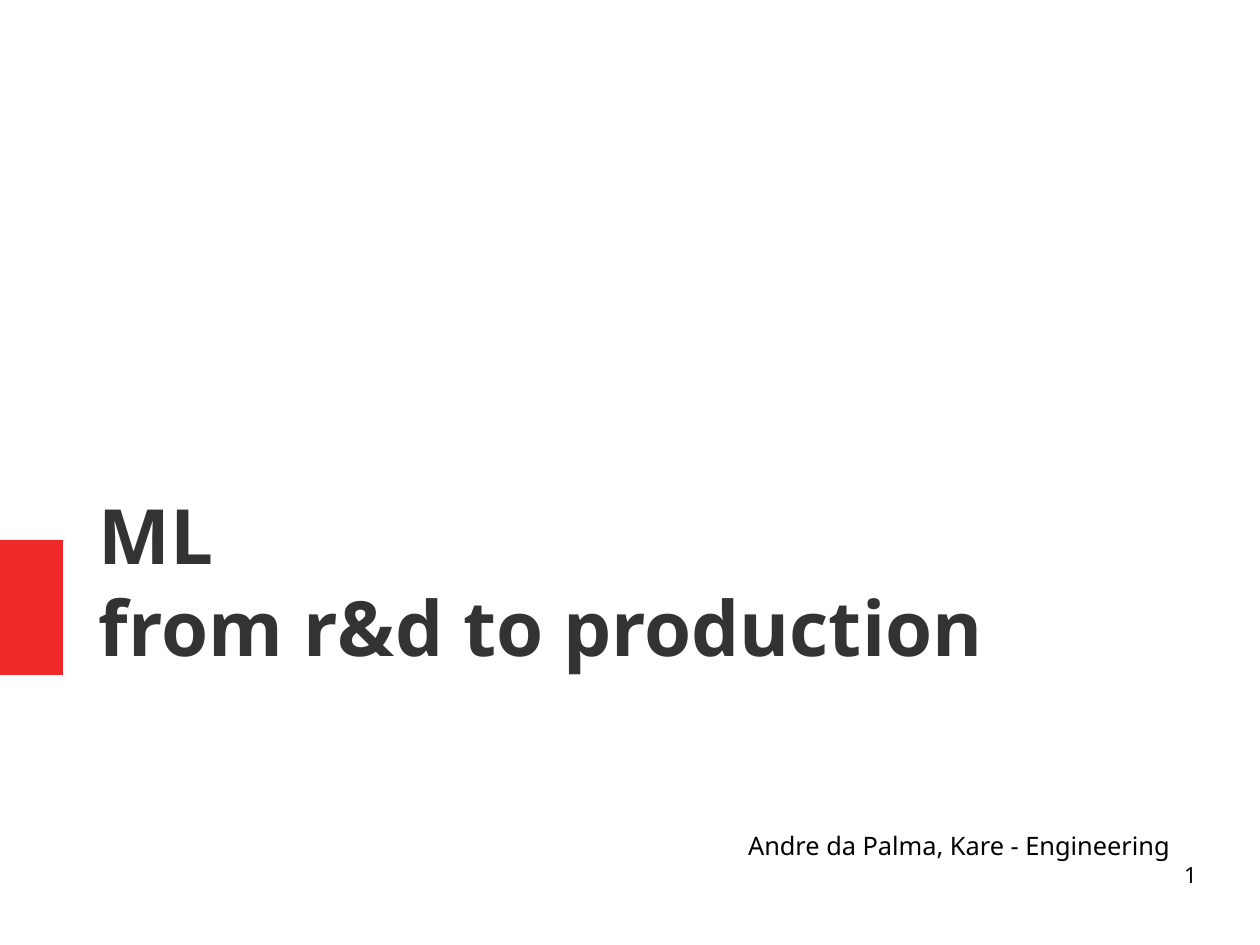
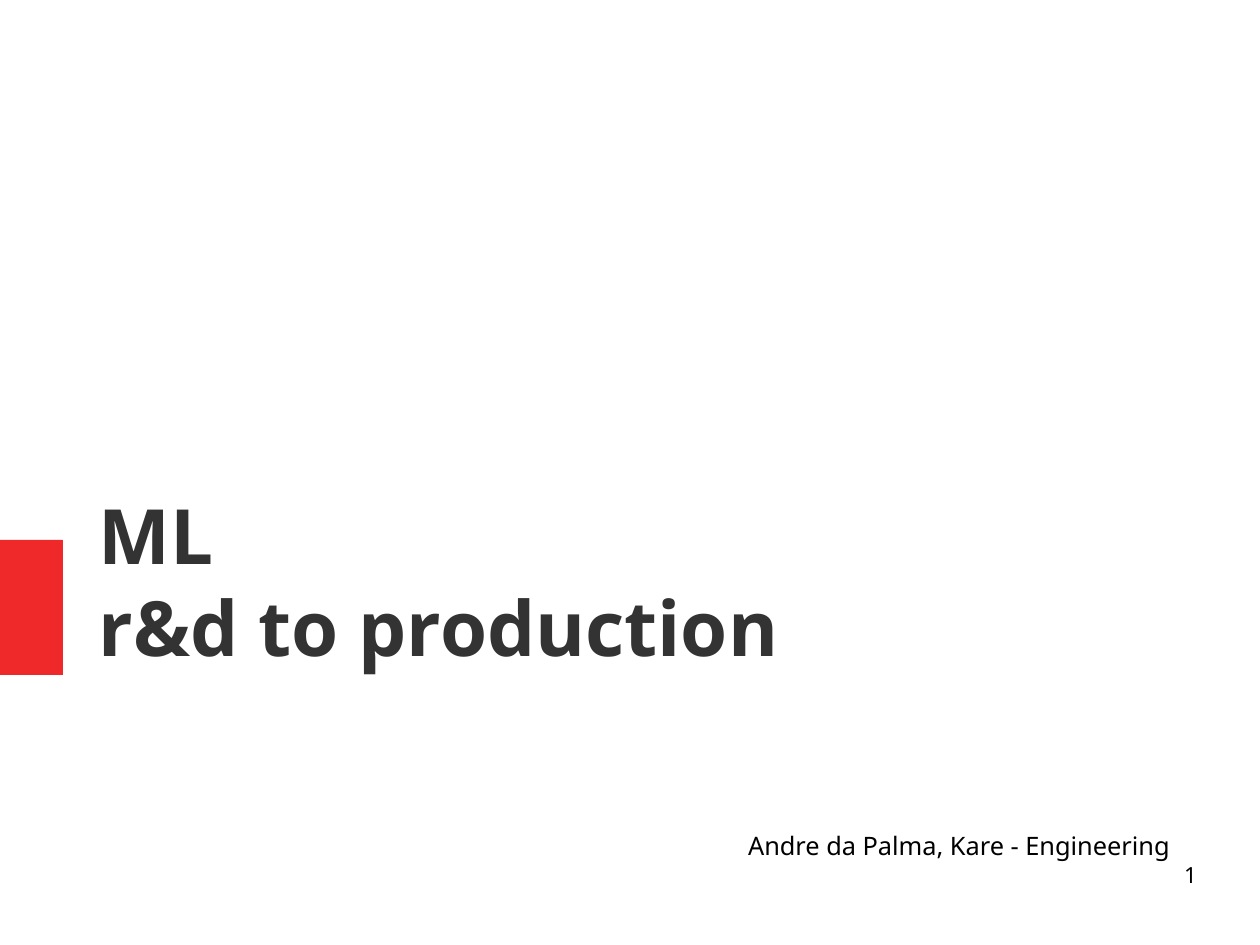
Before and after one commit to andrefsp/models-to-production, a slide deck: slide 1 of models-to-production.odp. Drawn at 1260x945 pixels with LibreOffice and Linux fonts; fonts in the diff are those of the drawing. Boxes give left, top, right and bottom in pixels: in the first picture for what was removed or moved away, otherwise in the second. Text is boxed around its words. In the diff, an @@ line names an element or a change of style, - is before the commit and + after.

```diff
--- a/models-to-production.odp
+++ b/models-to-production.odp
@@ title at bbox=[99, 509, 778, 675]: text changed @@
-ML
-from r&d to production
+ML
+r&d to production
```
Also in this commit, not shown: 7 other slides changed, 2 slides added, 2 other files.
